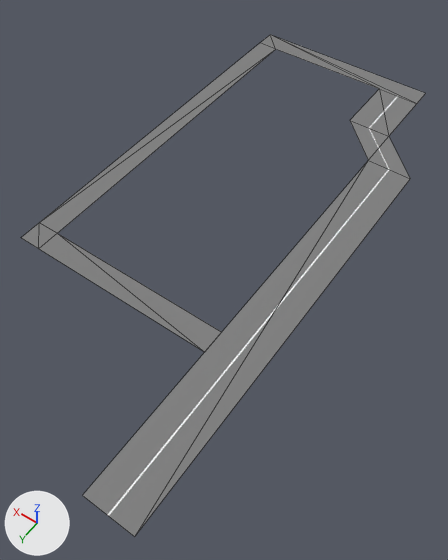
The glTF model assets/models/districts/descalzas/chunk_descalzas.glb: old version first, new version second.
Both versions are drawn from a 50 mm camera at (-32.0, 106.7, 72.9) aimed at (3.3, 57.2, -4.9). Lighting does not change. The marker at lower left points along +X, +Y and +Z. The older version comes first. Mesh edges are drawn as thin lines. Objects named as collision shapes, trigger or cutter boxes, shadow casters or lower levels of detail are left out. Where no turn or scale is listed for an object, it has been applied to the vertices. Vertices at exactly the same position are counted once.
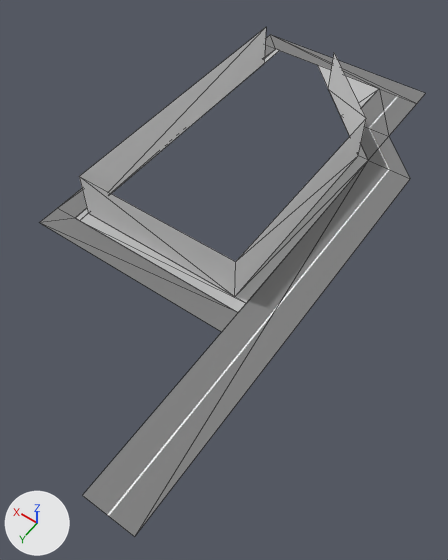
Where the change shows, as pixel boxes [x1, y1, x2, y2] in the pictures (448 x 560 px; the box of a moved part takes in the faces that stretch with it):
'Plane', reshaped: before [21, 35, 426, 537]; after [40, 35, 426, 537]
'Buildings', added: after [79, 28, 366, 297]
'Sidewalk', added: after [75, 49, 379, 313]
part 1 of me_plane, moved or reshaped: before [21, 43, 275, 352]; after [40, 45, 275, 332]

The change, as a list of edits to the scene's bpy script:
```text
Add mat_facade:
    mat_facade = principled_material('Facade')
    mat_facade.base_color = (0.8, 0.8, 0.8)  # white #e7e7e7
    mat_facade.roughness = 1.0
Add mat_material:
    mat_material = principled_material('Material')
    mat_material.base_color = (0.521, 0.521, 0.521)  # light grey #bfbfbf
    mat_material.roughness = 1.0
Change me_plane:
    used by ob_plane; location = (0.0, 0.0, 0.0)
    remove me_plane.from_pydata(...)  # 18 vertices, 16 faces; spans x -12.0..32.0, y 0.0..96.0, z 0.0
    add me_plane.from_pydata(...)  # 17 vertices, 15 faces; spans x -12.0..32.0, y 0.0..96.0, z 0.0
    me_plane part 1
    4 vertices are removed from x -4.0..32.0, y 68.0..72.0, z 0.0
    6 faces are deleted
    3 vertices are added at (28.0, 64.0, 0.0), (-4.0, 64.0, 0.0), (32.0, 64.0, 0.0)
    5 new faces join them, mat_road (grey #808080)
Add me_plane_003:
    me_plane_003.from_pydata([(29.0, 22.0, 8.0), (29.0, 22.0, 0.0), (0.0, -16.0, 0.0), (0.0, 22.0, 0.0), (0.0, -16.0, 8.0), (0.0, 22.0, 8.0), (29.0, -30.0, 8.0), (29.0, -30.0, 0.0), (14.0, -30.0, 0.0), (14.0, -30.0, 8.0)], [], [(3, 5, 0), (3, 0, 1), (2, 4, 5), (2, 5, 3), (1, 0, 6), (1, 6, 7), (4, 2, 8), (4, 8, 9)])
    me_plane_003.materials.append(mat_facade)  # white #e7e7e7
Add me_plane_002:
    me_plane_002.from_pydata(...)  # 24 vertices, 28 faces; spans x -12.0..20.0, y 0.0..60.0, z 0.0..0.1
    me_plane_002.materials.append(mat_material)  # light grey #bfbfbf
Add ob_buildings:
    ob_buildings = bpy.data.objects.new('Buildings', me_plane_003)
    ob_buildings.location = (-2.0, 40.0, 0.1)
Add ob_sidewalk:
    ob_sidewalk = bpy.data.objects.new('Sidewalk', me_plane_002)
    ob_sidewalk.location = (8.0, 4.0, 0.0)
```
